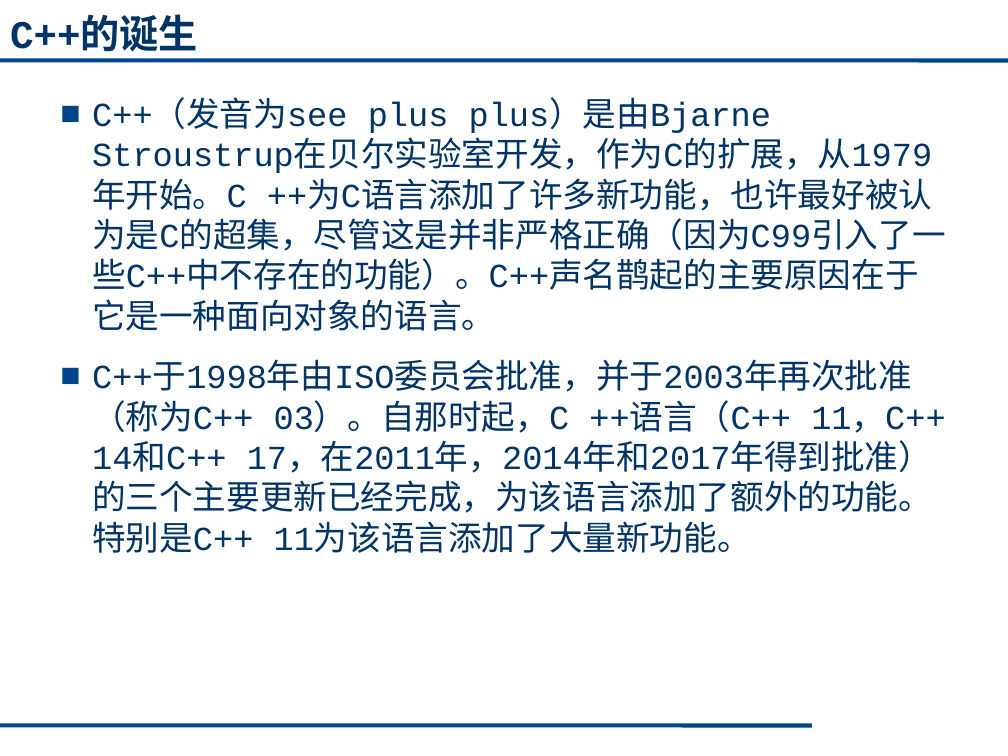
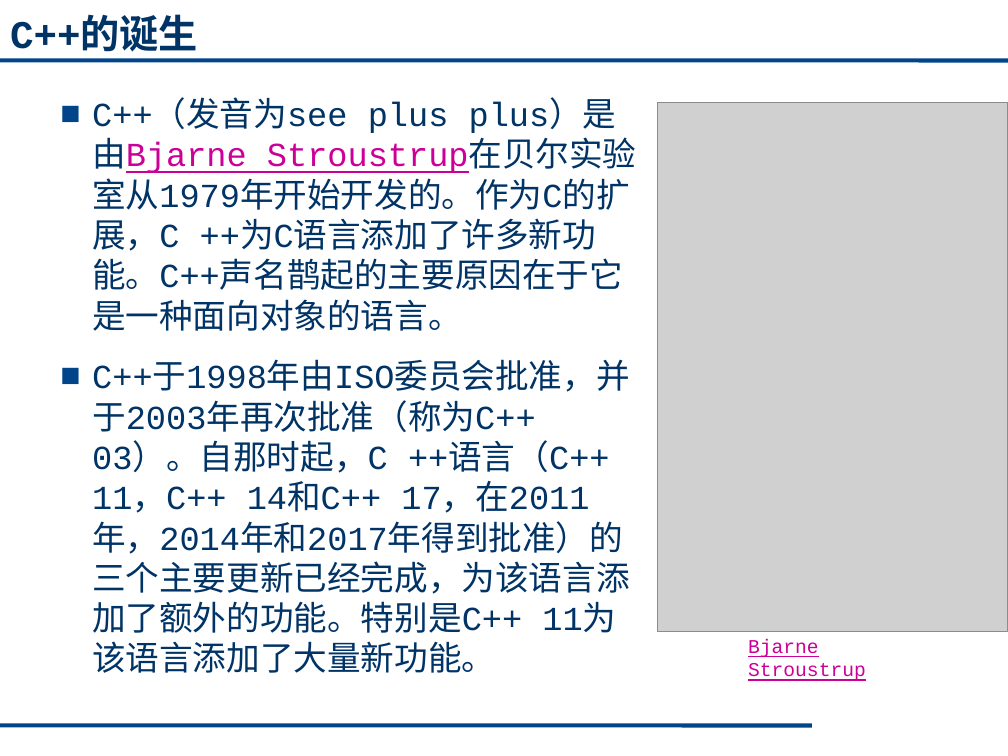
Before and after one commit to cugwhp/OOPCPP, a slide deck: slide 14 of 02.PPT/Ch1-绪论/C++1_2.pptx (slide 13 before the commit). Drawn at 1008x756 pixels with LibreOffice and Linux fonts; fonts in the diff are those of the drawing; grey boxes stand for pictures. Boxes give left, top, right and bottom in pixels: in the first picture for what was removed or moved away, otherwise in the second. Text is boxed around its words. In the diff, an @@ line names an element or a change of style, - is before the commit and + after.

```diff
--- a/02.PPT/Ch1-绪论/C++1_2.pptx
+++ b/02.PPT/Ch1-绪论/C++1_2.pptx
@@ text at (92, 102, 630, 331): text changed @@
-■ C++（发音为see plus plus）是由Bjarne Stroustrup在贝尔实验室开发，作为C的扩展，从1979年开始。C ++为C语言添加了许多新功能，也许最好被认为是C的超集，尽管这是并非严格正确（因为C99引入了一些C++中不存在的功能）。C++声名鹊起的主要原因在于它是一种面向对象的语言。
+■ C++（发音为see plus plus）是由Bjarne Stroustrup在贝尔实验室从1979年开始开发的。作为C的扩展，C ++为C语言添加了许多新功能。C++声名鹊起的主要原因在于它是一种面向对象的语言。
@@ picture added at (657, 102, 1008, 631) @@
@@ text added at (748, 639, 866, 681), 14 pt, text #CC0099, underline @@
+Bjarne Stroustrup
```
Also in this commit, not shown: 13 other slides changed, 1 slide added, 3 other files.
